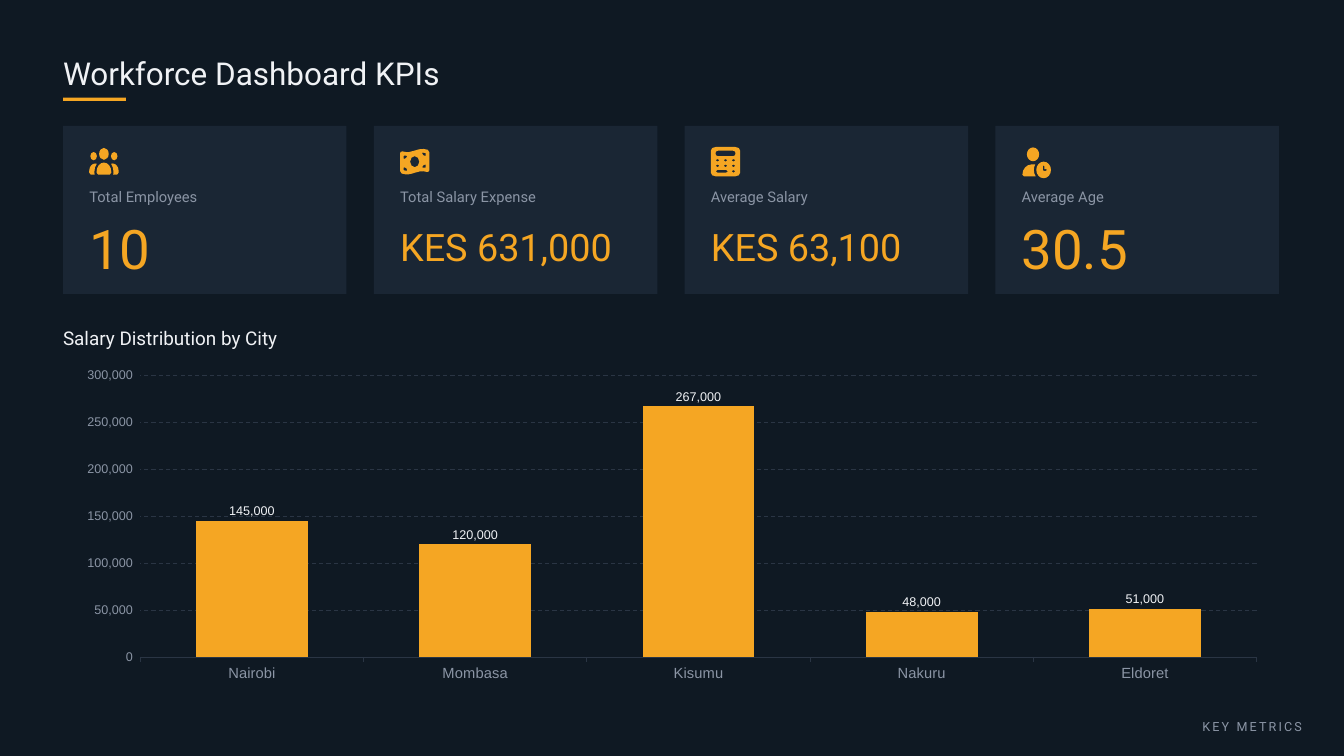
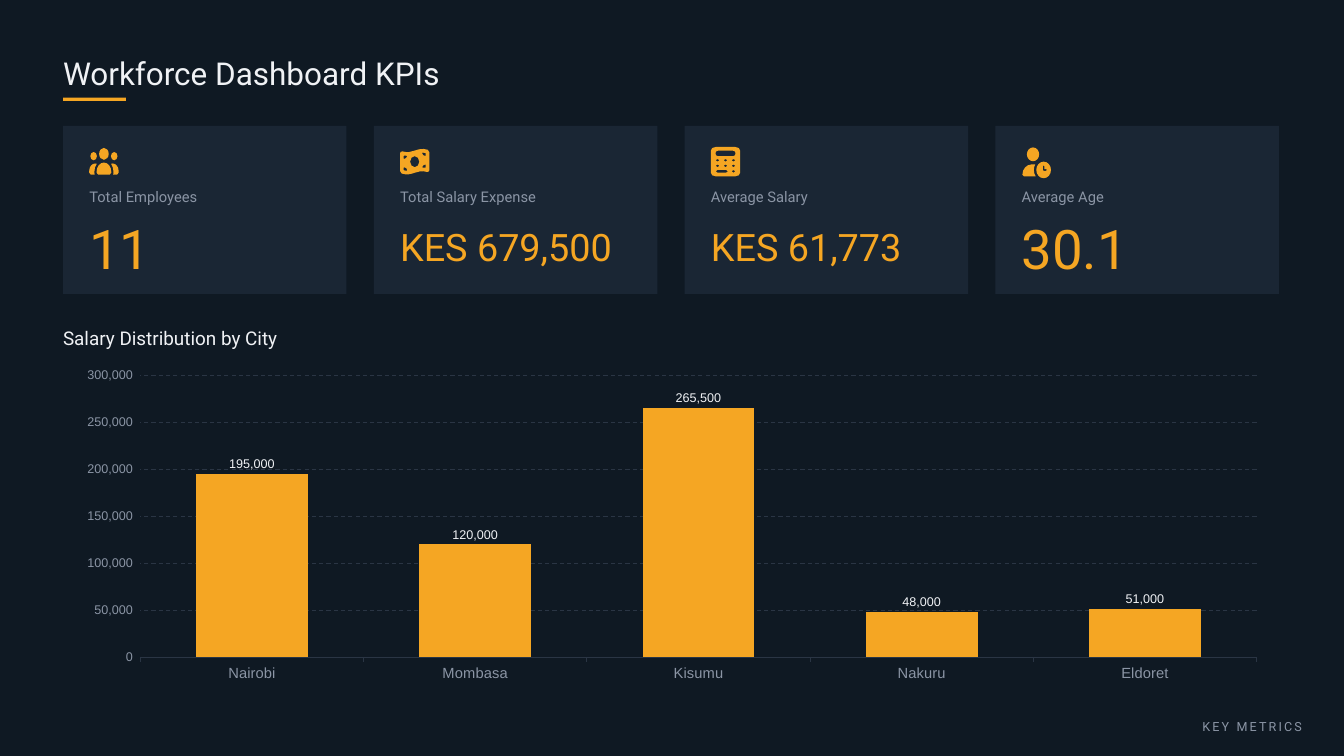
Before and after one commit to Riq-wq/employee-salary-headcount-dashboard, a slide deck: slide 9 of reports/Employee Salary & Headcount Dashboard.pptx. Drawn at 1344x756 pixels with LibreOffice and Linux fonts; fonts in the diff are those of the drawing. Boxes give left, top, right and bottom in pixels: in the first picture for what was removed or moved away, otherwise in the second. Text is boxed around its words. In the diff, an @@ line names an element or a change of style, - is before the commit and + after.

```diff
--- a/reports/Employee Salary & Headcount Dashboard.pptx
+++ b/reports/Employee Salary & Headcount Dashboard.pptx
@@ text at <box>89,230,150,269</box>: text changed @@
-10
+11
@@ text at <box>400,233,612,266</box>: text changed @@
-KES 631,000
+KES 679,500
@@ text at <box>711,233,902,266</box>: text changed @@
-KES 63,100
+KES 61,773
@@ text at <box>1022,229,1128,270</box>: text changed @@
-30.5
+30.1
@@ column chart at <box>63,362,1281,688</box> @@
@@ Series 1, Nairobi: 145000 to 195000 @@
@@ Series 1, Kisumu: 267000 to 265500 @@
```
Also in this commit, not shown: 7 other slides changed, 9 other files.
